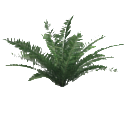
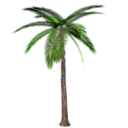
The second 128 × 128 image is a revision of the first. Changes to its layers:
painted on "Layer" over [left=2, top=4, right=124, bottom=127]
